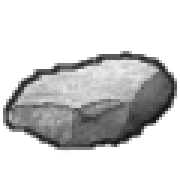
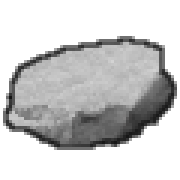
Revision of a layered w=180, h=180 image; what changed, layer by layer:
added layer "snow line" above "snow" over [3, 36, 177, 150]
added layer "snow" above "line" over [6, 39, 162, 135]
hid "line" over [3, 51, 177, 153]
